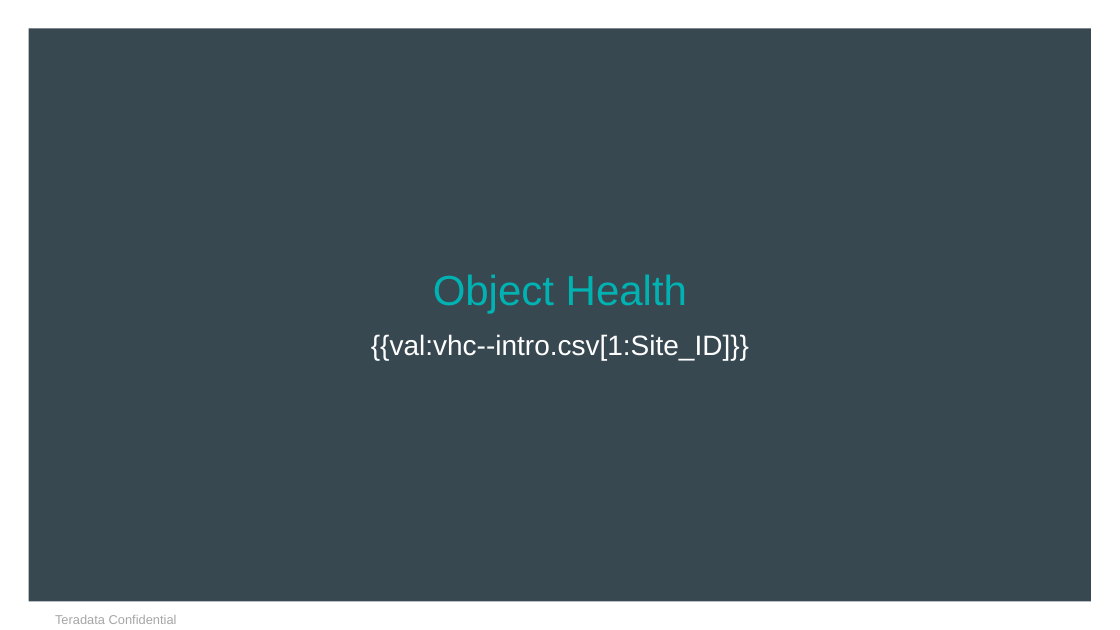
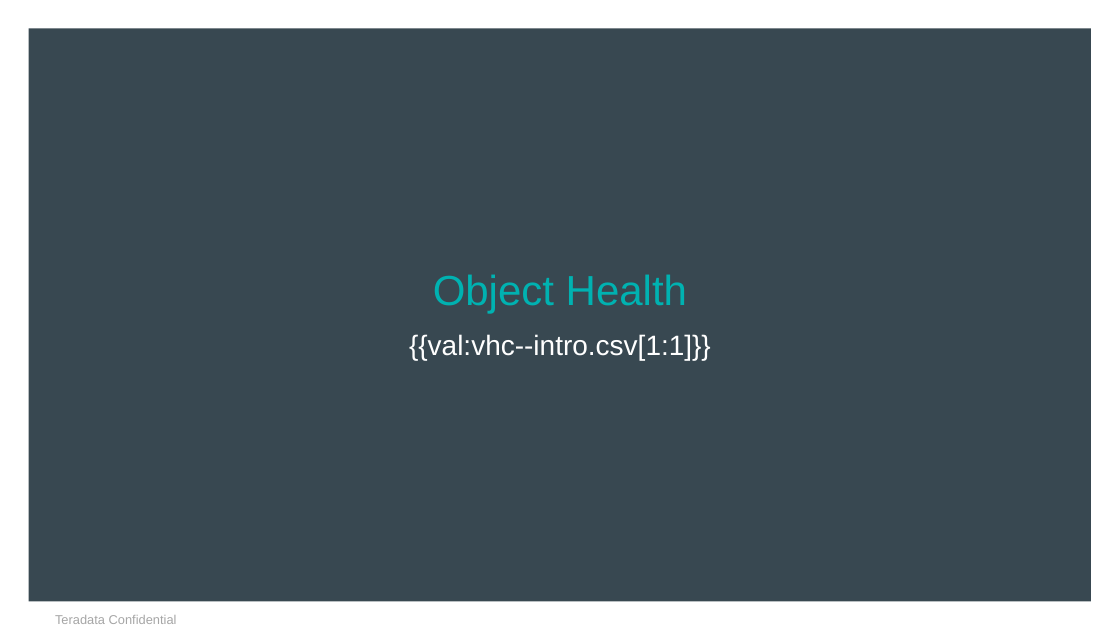
Before and after one commit to tdcoa/systasks, a slide deck: slide 35 of Solutions/ppt/Vantage Health Check v4.2.pptx. Drawn at 1120x630 pixels with LibreOffice and Linux fonts; fonts in the diff are those of the drawing; background and template pictures are left out. Boxes give left, top, right and bottom in pixels: in the first picture for what was removed or moved away, otherwise in the second. Text is boxed around its words. In the diff, an @@ line names an element or a change of style, - is before the commit and + after.

Commit message:
changed all references to vhc--intro.csv[1:Site_ID] to [1:1]

```diff
--- a/Solutions/ppt/Vantage Health Check v4.2.pptx
+++ b/Solutions/ppt/Vantage Health Check v4.2.pptx
@@ text at (409, 334, 711, 361): text changed @@
-{{val:vhc--intro.csv[1:Site_ID]}}
+{{val:vhc--intro.csv[1:1]}}
```
Also in this commit, not shown: 6 other slides changed.
